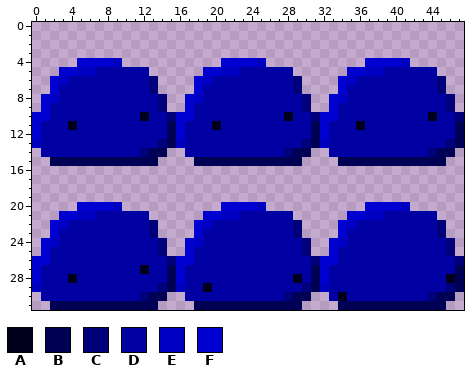
Pixel-art sprite, stored at Assets/Working files/tex_player_idle.png. Above is the file before it was changed.
The file is 48x32 pixels.
Palette (. is transparent): A #00001c  B #000054  C #00007a  D #0000a3  E #0000c2  F #0000d1
New version:
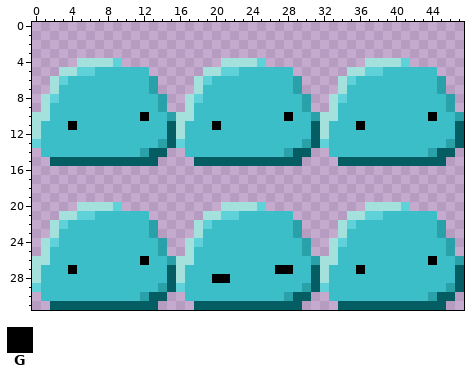
Colours new in this view: G #000000
Diff:
colour B: #000054 -> #045d63
colour C: #00007a -> #2aa0a8
colour D: #0000a3 -> #3bbec7
colour E: #0000c2 -> #5fd1d9
colour F: #0000d1 -> #a4e1dd
y 10: x 12 A -> G; x 28 A -> G; x 44 A -> G
y 11: x 4 A -> G; x 20 A -> G; x 36 A -> G
y 26: x 12 D -> G; x 44 D -> G
y 27: x 4 D -> G; x 12 A -> D; x 27..28 DD -> GG; x 36 D -> G
y 28: x 4 A -> D; x 20..21 DD -> GG; x 29 A -> D; x 46 A -> D
y 29: x 19 A -> D
y 30: x 34 A -> D
Changed places in both pictures, as pixel boxes (x1, y1, x2, y2):
changed: (32, 58, 464, 310)
